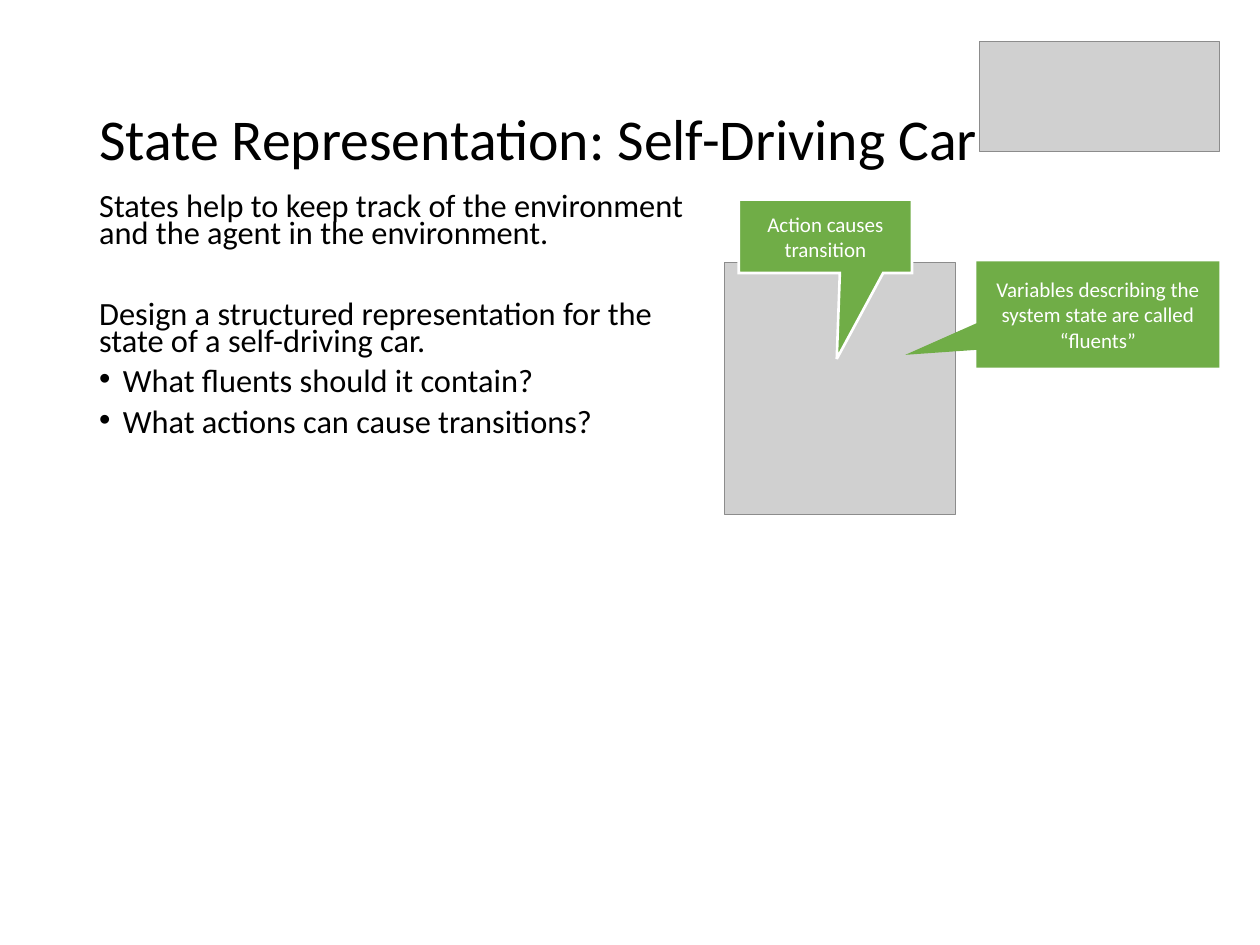
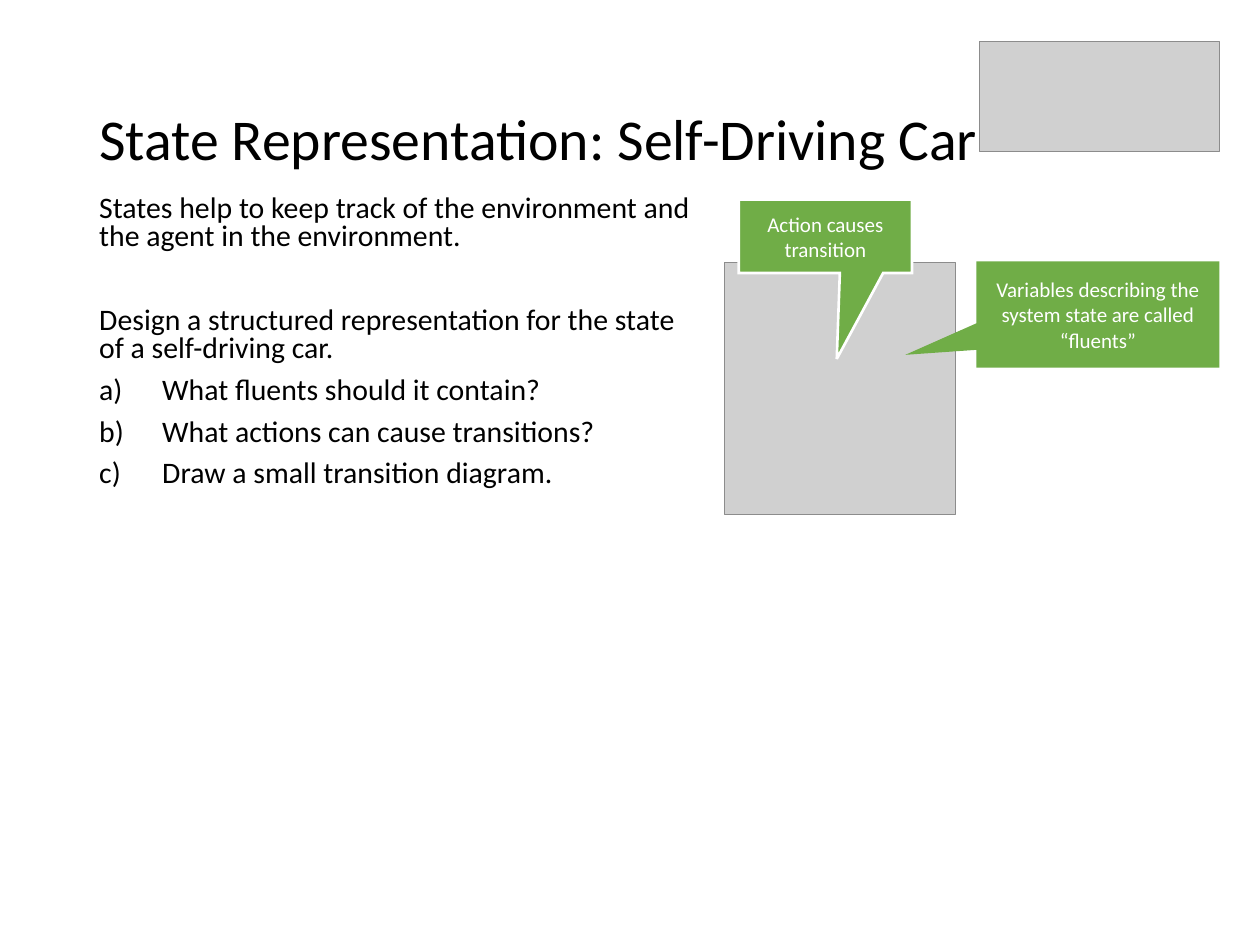
Before and after one commit to mhahsler/CS7320-AI, a slide deck: slide 6 of slides/02_agents_discussion.pptx. Drawn at 1260x945 pixels with LibreOffice and Linux fonts; fonts in the diff are those of the drawing; grey boxes stand for pictures. Boxes give left, top, right and bottom in pixels: in the first picture for what was removed or moved away, otherwise in the second. Text is boxed around its words. In the diff, an @@ line names an element or a change of style, - is before the commit and + after.

```diff
--- a/slides/02_agents_discussion.pptx
+++ b/slides/02_agents_discussion.pptx
@@ text at [99,197,690,443]: size 18.5 to 17 pt in "States help to keep track of the ...", "Design a structured representation for the state ...", "What fluents should it contain?", "What actions can cause transitions?"; line spacing 0.7 to 0.8; bullet • to a) @@
@@ text at [162,462,552,488]: paragraph added @@
+c) Draw a small transition diagram.
```
Also in this commit, not shown: 6 other slides changed, 3 other files.
